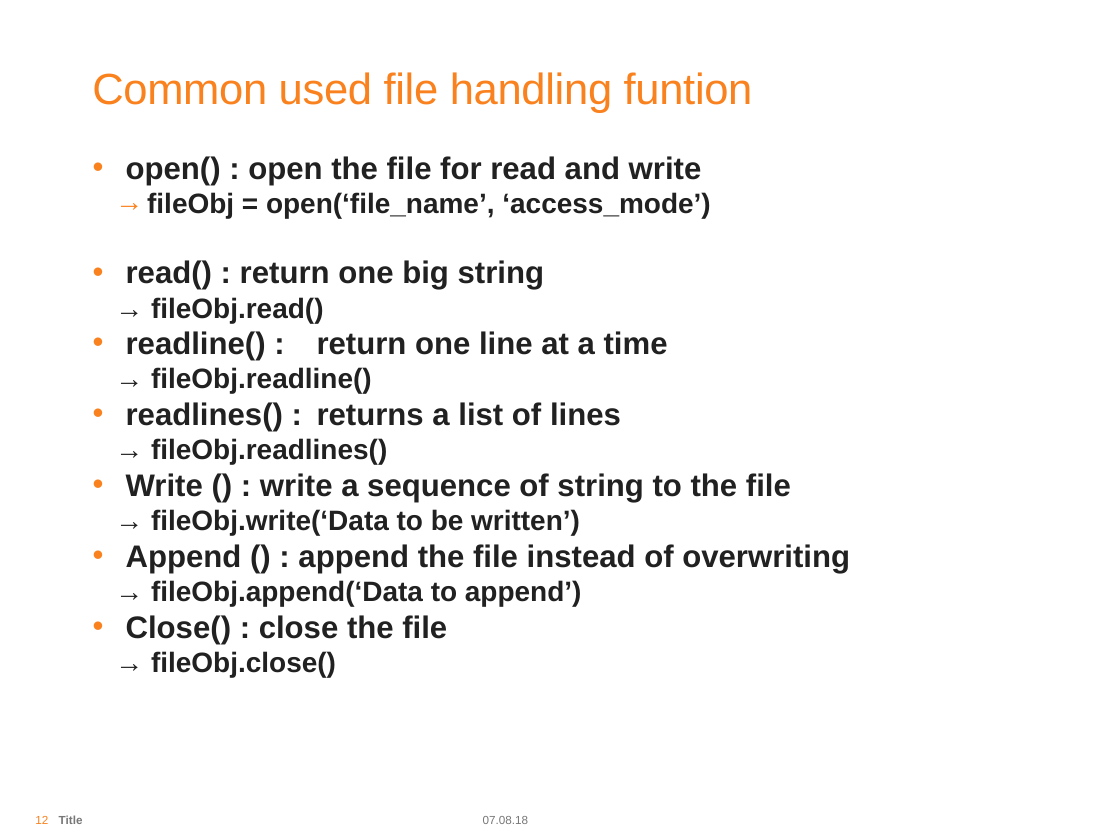
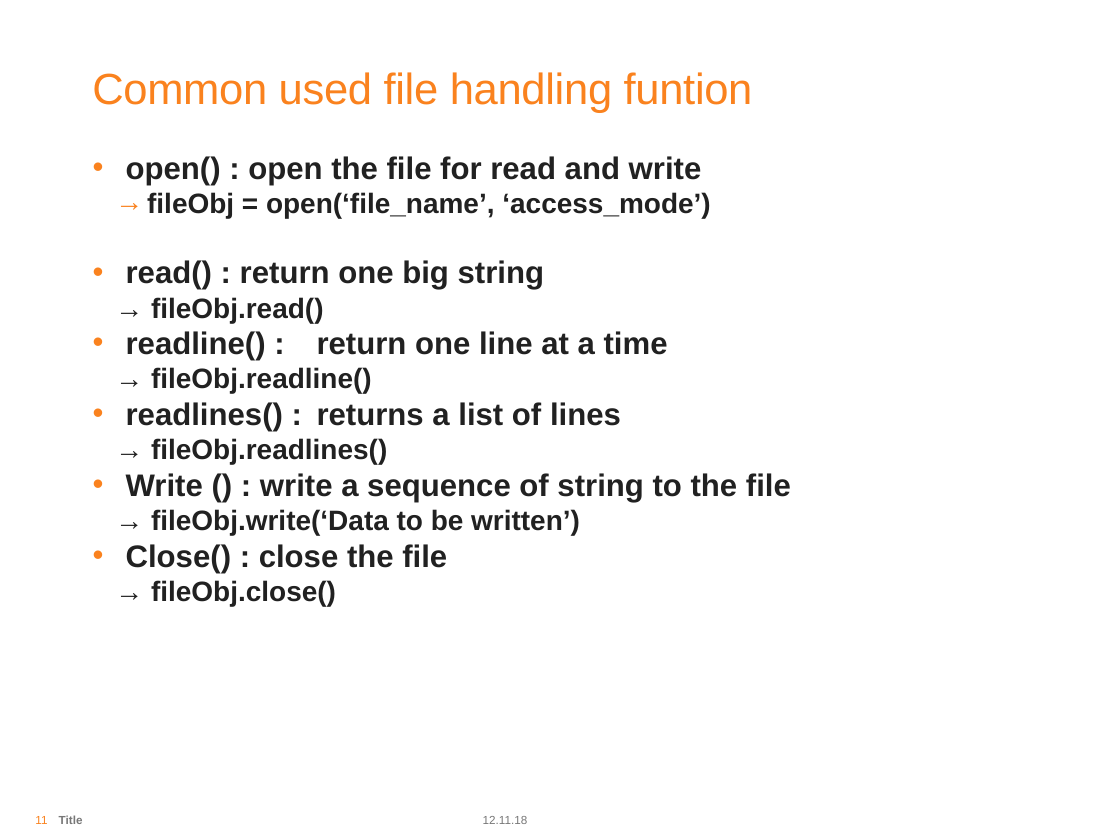
Before and after one commit to arjunrautela/Introduction-To-Python, a slide deck: slide 11 of PPT/Introduction To Python Day 2.pptx (slide 12 before the commit). Drawn at 1120x840 pixels with LibreOffice and Linux fonts; fonts in the diff are those of the drawing; background and template pictures are left out. Boxes give left, top, right and bottom in pixels: in the first picture for what was removed or moved away, otherwise in the second. Text is boxed around its words. In the diff, an @@ line names an element or a change of style, - is before the commit and + after.

```diff
--- a/PPT/Introduction To Python Day 2.pptx
+++ b/PPT/Introduction To Python Day 2.pptx
@@ text at [126, 544, 850, 606]: paragraphs removed @@
-• Append () : append the file instead of overwriting
-  → fileObj.append(‘Data to append’)
@@ page number at [35, 816, 47, 824]: text changed @@
-12
+11
@@ text at [483, 816, 528, 824]: text changed @@
-07.08.18
+12.11.18
```
Also in this commit, not shown: 30 other slides changed, 1 slide removed, 24 other files.
